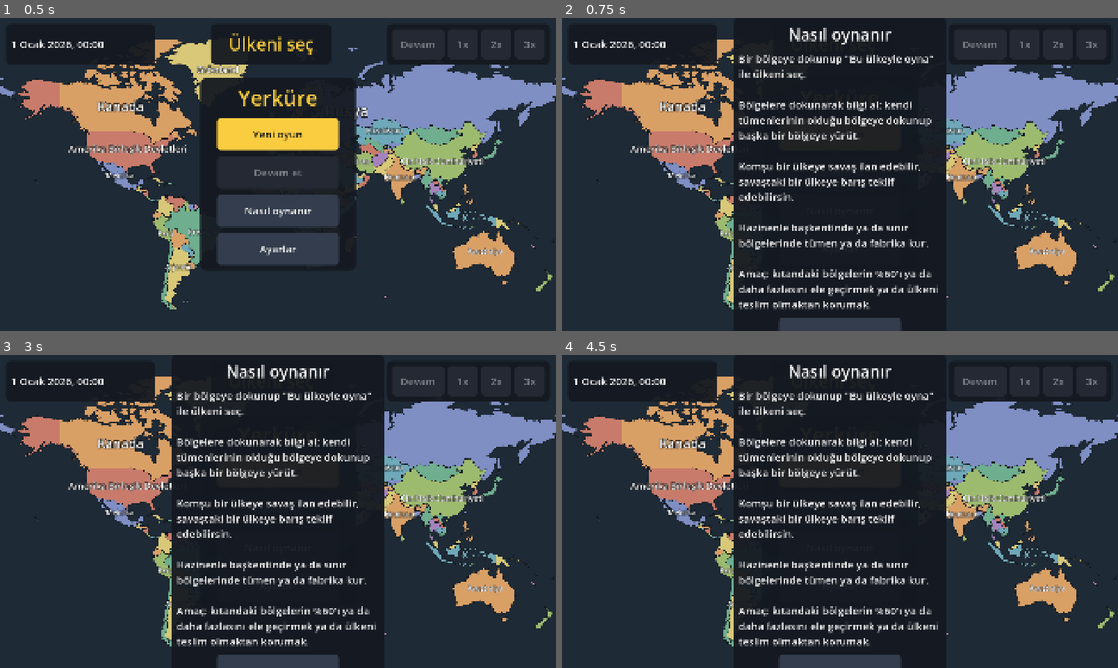
Above: before the commit, frames 1-4 (two rows, left to right).
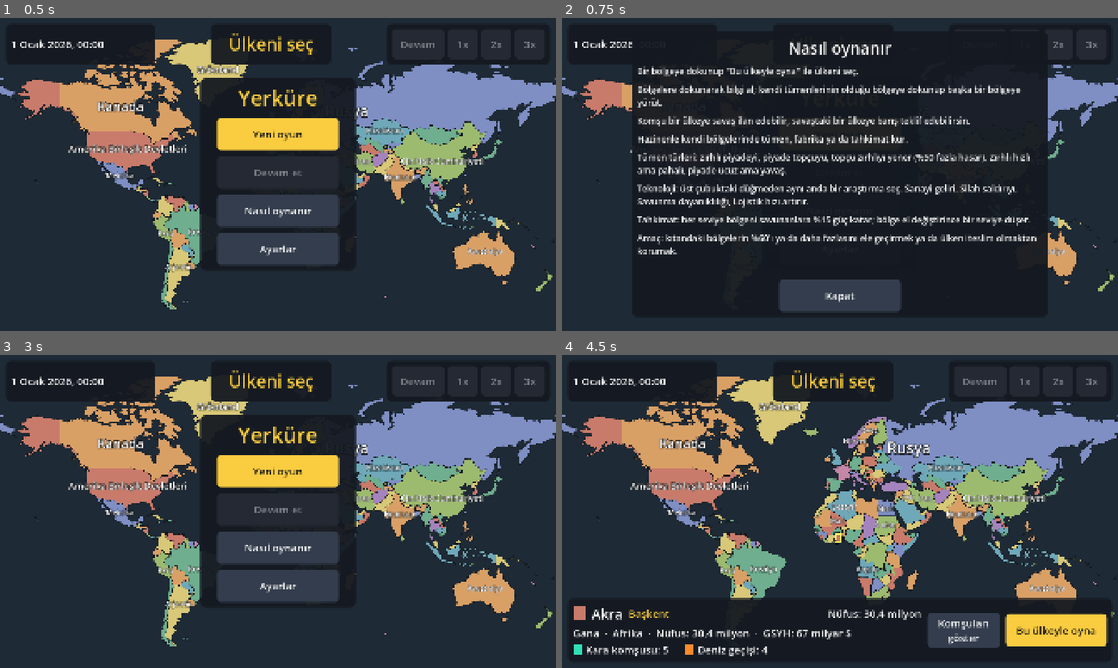
Above: after the commit, the same moments.

Repository: mem1nce/Strategy
Game: Godot game, scene res://scenes/main.tscn
The game is run twice, just before and just after one commit, with the same random seed, the same clock (stepped at 60 frames per second) and the same inputs.
Inputs (mouse positions are in pixels of both pictures, inside the frame that each line leads up to):
- Up to frame 1 (0.5 s): no input
- Up to frame 2 (0.75 s): click "Nasıl oynanır" at 0.5 s
- Up to frame 3 (3 s): click "Yeni oyun" at 1.25 s; click "Ayarlar" at 2 s; click (278, 633) at 2.75 s, where only the run after the commit has a clickable "Kapat"
- Up to frame 4 (4.5 s): click "Yeni oyun" at 3.5 s; click (840, 549) at 4.25 s, where only the run before the commit has a clickable "Nasıl oynanır"

Frame 1 is identical in both runs. In frame 2, 25% of the frame differs, in the area x 12-88%, y 3-94%; in frame 3, 15%; in frame 4, 20%.

Commit message:
Belgeler: birlik türleri, teknoloji ve tahkimat
"Nasıl oynanır"a üçgen, teknoloji ve tahkimat anlatımı (panel genişledi,
metin gerekirse kaydırılır). TASARIM.md'ye tür tablosu, Teknoloji ve Tahkimat
bölümleri ve denge hedefleri; TEST_LISTESI.md'ye 16-23. maddeler; DEVAM.md güncel.

Co-Authored-By: Claude Opus 5.5 <noreply@anthropic.com>

Diff:
--- a/scripts/arayuz/ana_menu.gd
+++ b/scripts/arayuz/ana_menu.gd
@@ -12,15 +12,26 @@
 
 const BASLIK: String = "Yerküre"
 const DUGME_BOYUTU: Vector2 = Vector2(420.0, 112.0)
-const METIN_GENISLIGI: float = 700.0
+const METIN_GENISLIGI: float = 1400.0
+## "Nasıl oynanır" metninin görünen yüksekliği; daha uzun metin kaydırılır.
+const METIN_YUKSEKLIGI: float = 720.0
+const METIN_YAZI_BOYUTU: int = 30
+## Paragraflar arasındaki boşluk (piksel); boş satırdan daha az yer kaplar.
+const PARAGRAF_ARALIGI: int = 18
 
 const NASIL_OYNANIR_METNI_BICIMI: String = (
-		"Bir bölgeye dokunup \"Bu ülkeyle oyna\" ile ülkeni seç.\n\n" +
+		"Bir bölgeye dokunup \"Bu ülkeyle oyna\" ile ülkeni seç.\n" +
 		"Bölgelere dokunarak bilgi al; kendi tümenlerinin olduğu bölgeye dokunup " +
-		"başka bir bölgeye yürüt.\n\n" +
+		"başka bir bölgeye yürüt.\n" +
 		"Komşu bir ülkeye savaş ilan edebilir, savaştaki bir ülkeye barış teklif " +
-		"edebilirsin.\n\n" +
-		"Hazinenle başkentinde ya da sınır bölgelerinde tümen ya da fabrika kur.\n\n" +
+		"edebilirsin.\n" +
+		"Hazinenle kendi bölgelerinde tümen, fabrika ya da tahkimat kur.\n" +
+		"Tümen türleri: zırhlı piyadeyi, piyade topçuyu, topçu zırhlıyı yener (%%50 fazla " +
+		"hasar). Zırhlı hızlı ama pahalı, piyade ucuz ama yavaş.\n" +
+		"Teknoloji: üst çubuktaki düğmeden aynı anda bir araştırma seç. Sanayi geliri, " +
+		"Silah saldırıyı, Savunma dayanıklılığı, Lojistik hızı artırır.\n" +
+		"Tahkimat: her seviye bölgeni savunanlara %%15 güç katar; bölge el değiştirince " +
+		"bir seviye düşer.\n" +
 		"Amaç: kıtandaki bölgelerin %%%d'ı ya da daha fazlasını ele geçirmek ya da " +
 		"ülkeni teslim olmaktan korumak.")
 
@@ -132,10 +143,18 @@
 	baslik.horizontal_alignment = HORIZONTAL_ALIGNMENT_CENTER
 	dikey.add_child(baslik)
 
+	# Metin uzarsa ekrandan taşmasın: belli bir yükseklikten sonra parmakla kaydırılır.
+	var kaydirici: ScrollContainer = ScrollContainer.new()
+	kaydirici.custom_minimum_size = Vector2(0.0, METIN_YUKSEKLIGI)
+	kaydirici.horizontal_scroll_mode = ScrollContainer.SCROLL_MODE_DISABLED
+	dikey.add_child(kaydirici)
 	var govde: Label = Label.new()
 	govde.text = govde_metni
 	govde.autowrap_mode = TextServer.AUTOWRAP_WORD_SMART
-	dikey.add_child(govde)
+	govde.size_flags_horizontal = Control.SIZE_EXPAND_FILL
+	govde.add_theme_font_size_override("font_size", METIN_YAZI_BOYUTU)
+	govde.add_theme_constant_override("paragraph_spacing", PARAGRAF_ARALIGI)
+	kaydirici.add_child(govde)
 
 	var kapat: Button = _dugme_ekle(dikey, "Kapat")
 	kapat.pressed.connect(func() -> void: ortalayici.hide())
Not shown, changed: DEVAM.md
Not shown, changed: TASARIM.md
Not shown, changed: TEST_LISTESI.md
